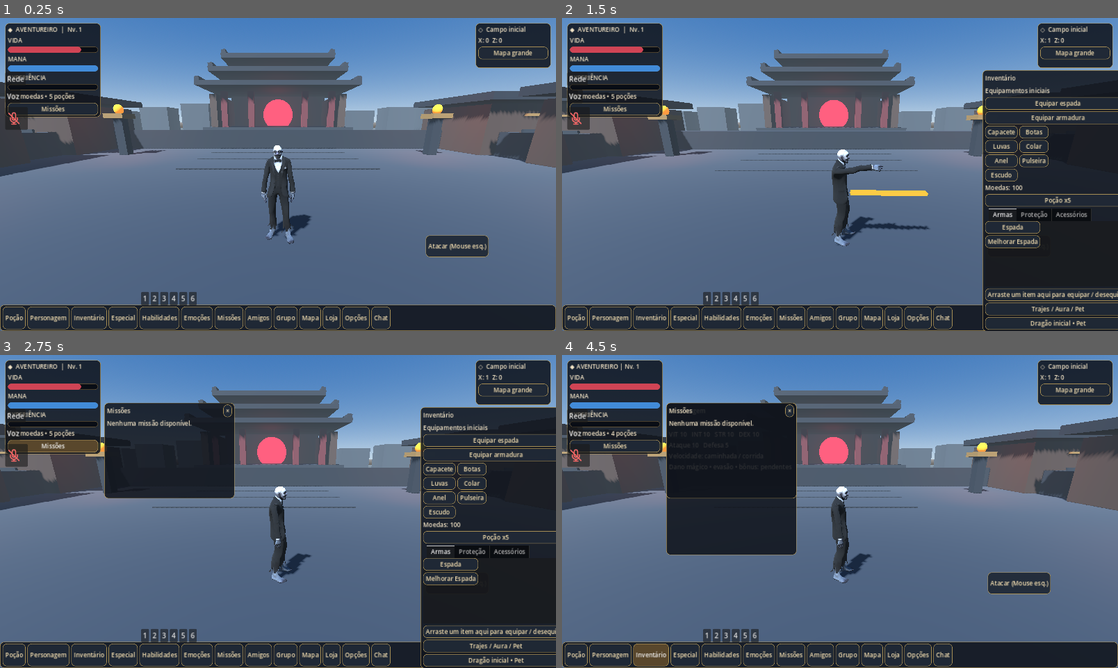
Above: before the commit, frames 1-4 (two rows, left to right).
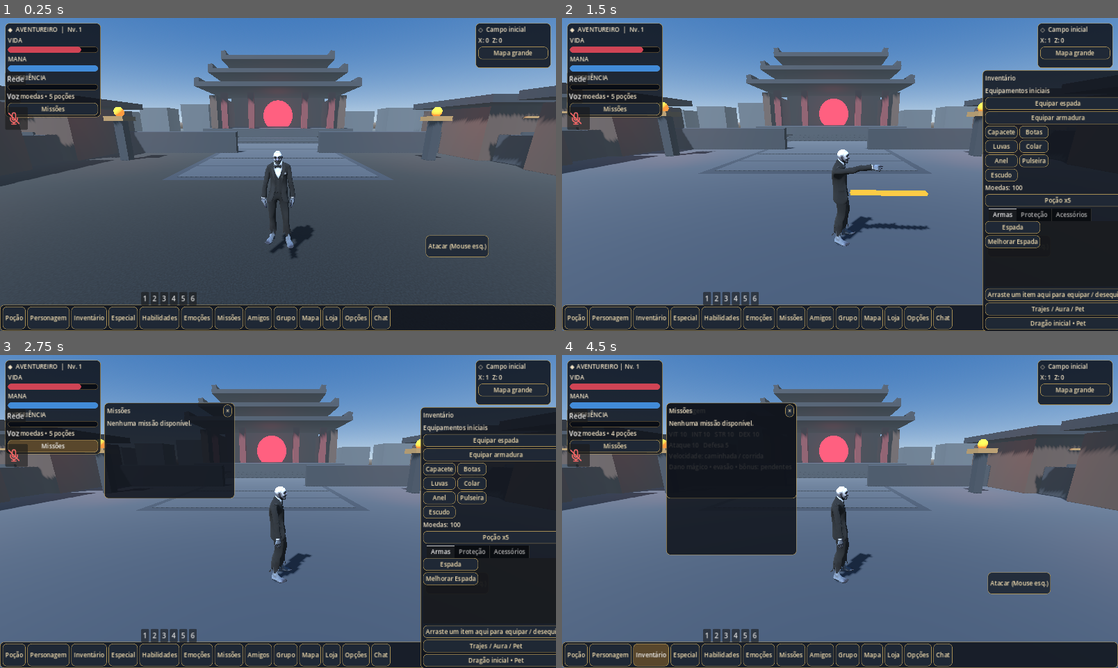
Above: after the commit, the same moments.

Repository: lolprogif/LolPRO-ON
Game: Godot game, scene res://World.tscn
Two runs of this game, one before a commit and one after it. Both use one fixed random seed, a clock stepped at 60 frames per second and the inputs below. This scene is started directly instead of the project's main scene.
Inputs (mouse positions are in pixels of both pictures, inside the frame that each line leads up to):
- Up to frame 1 (0.25 s): no input
- Up to frame 2 (1.5 s): tap Enter at 0.5 s; move the mouse to (962, 158) at 0.52 s; hold D 0.53-1.25 s; tap I at 0.6 s; click (962, 158) at 0.67 s; tap Space at 0.77 s; drag from (728, 190) to (812, 237) at 1.27 s
- Up to frame 3 (2.75 s): click "Missões" at 2 s
- Up to frame 4 (4.5 s): click "Poção" at 2.75 s; click "Personagem" at 3.5 s; click "Inventário" at 4.25 s

The runs differ from the first frame. In frame 1, 47% of the frame differs, in the area x 0-100%, y 9-100%; in frame 2, 2.5%; in frame 3, 1.9%; in frame 4, 3.0%.

Commit message:
Open starter town exits and remove spawn floor obstruction; use available avatar clips

Diff:
--- a/world.gd
+++ b/world.gd
@@ -64,7 +64,7 @@
 	floor_shape.position.y = -0.5
 	ground.add_child(floor_shape)
 	add_child(player)
-	player.position.y = 0.1
+	player.position.y = 0.65
 	var col := CollisionShape3D.new()
 	var capsule := CapsuleShape3D.new()
 	capsule.height = 1.8
@@ -120,7 +120,13 @@
 				if ap.has_animation(candidate):
 					desired = candidate
 					break
+			if desired.is_empty():
+				for clip in ap.get_animation_list():
+					if clip != "RESET":
+						desired = clip
+						break
 			if not desired.is_empty():
+				remove_horizontal_motion(ap, desired, state == "Jumping")
 				ap.stop()
 				ap.get_animation(desired).loop_mode = Animation.LOOP_NONE if state == "Jumping" else Animation.LOOP_LINEAR
 				ap.play(desired)
@@ -177,7 +183,7 @@
 	player.move_and_slide()
 	if player.is_on_floor():
 		jumping = false
-	if player.position.y < -10: player.position = Vector3(0,1,0)
+	if player.position.y < -10: player.position = Vector3(0,0.65,0)
 	if direction.length() > 0.01: player.rotation.y = lerp_angle(player.rotation.y,atan2(direction.x,direction.z),1.0-exp(-12.0*delta))
 	animate("Jumping" if jumping else ("Idle" if direction.length()<0.01 else ("Running" if running else "Walking")))
 	pivot.position = pivot.position.lerp(player.position + Vector3(0,1.5,0),1.0-exp(-12.0*delta))
@@ -405,10 +411,10 @@
 	var wood := Color("493329")
 	var red := Color("6e2028")
 	# Main raised courtyard and the road leading to the temple.
-	map_box("Courtyard", Vector3(0,0.02,0), Vector3(34,0.45,34), stone)
-	map_box("TempleRoad", Vector3(0,0.06,-18), Vector3(12,0.3,24), dark_stone)
+	map_box("Courtyard", Vector3(0,-0.225,0), Vector3(34,0.45,34), stone)
+	map_box("TempleRoad", Vector3(0,-0.145,-18), Vector3(12,0.3,24), dark_stone)
 	for i in range(6):
-		map_box("RoadTile", Vector3(0,0.24,-8.0-float(i)*3.0), Vector3(11,0.12,2.7), stone)
+		map_box("RoadTile", Vector3(0,0.015,-8.0-float(i)*3.0), Vector3(11,0.02,2.7), stone, false)
 	# Entrance stairs.
 	for i in range(5):
 		map_box("TempleStep", Vector3(0,0.22+float(i)*0.24,-26.0-float(i)*0.72), Vector3(13.0-float(i)*0.8,0.42,2.0), dark_stone)
@@ -477,7 +483,8 @@
 	for x in [-17.0,17.0]:
 		map_box("CourtyardWall", Vector3(x,1.0,0), Vector3(0.8,2.0,33), dark_stone)
 	for z in [-16.0,16.0]:
-		map_box("CourtyardWall", Vector3(0,1.0,z), Vector3(34,2.0,0.8), dark_stone)
+		for side in [-1.0,1.0]:
+			map_box("CourtyardWall", Vector3(float(side)*10.5,1.0,z), Vector3(13,2.0,0.8), dark_stone)
 	# Distant silhouettes make the playable area feel like a larger region.
 	for i in range(9):
 		var x := -48.0+float(i)*12.0
